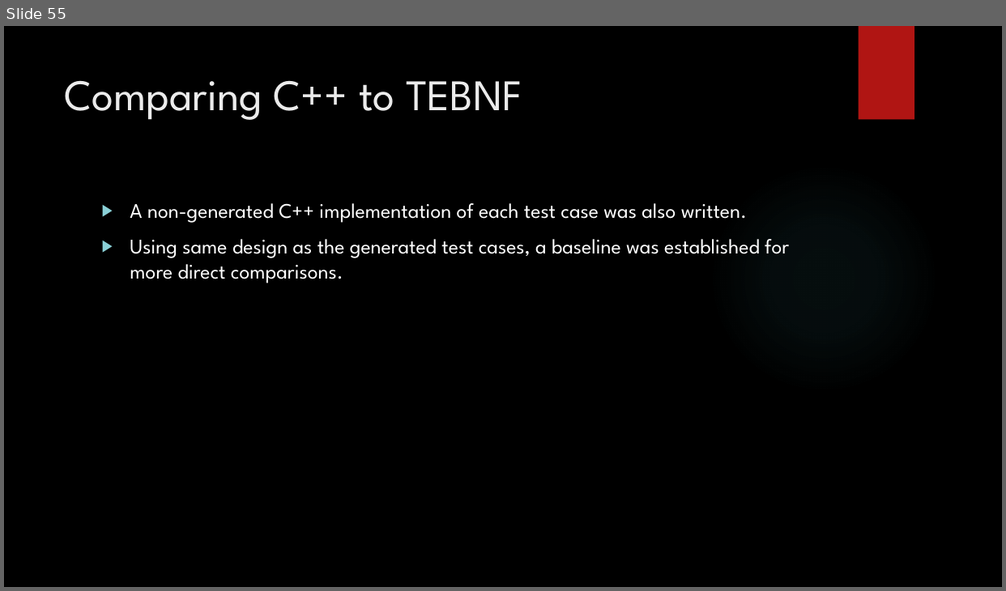
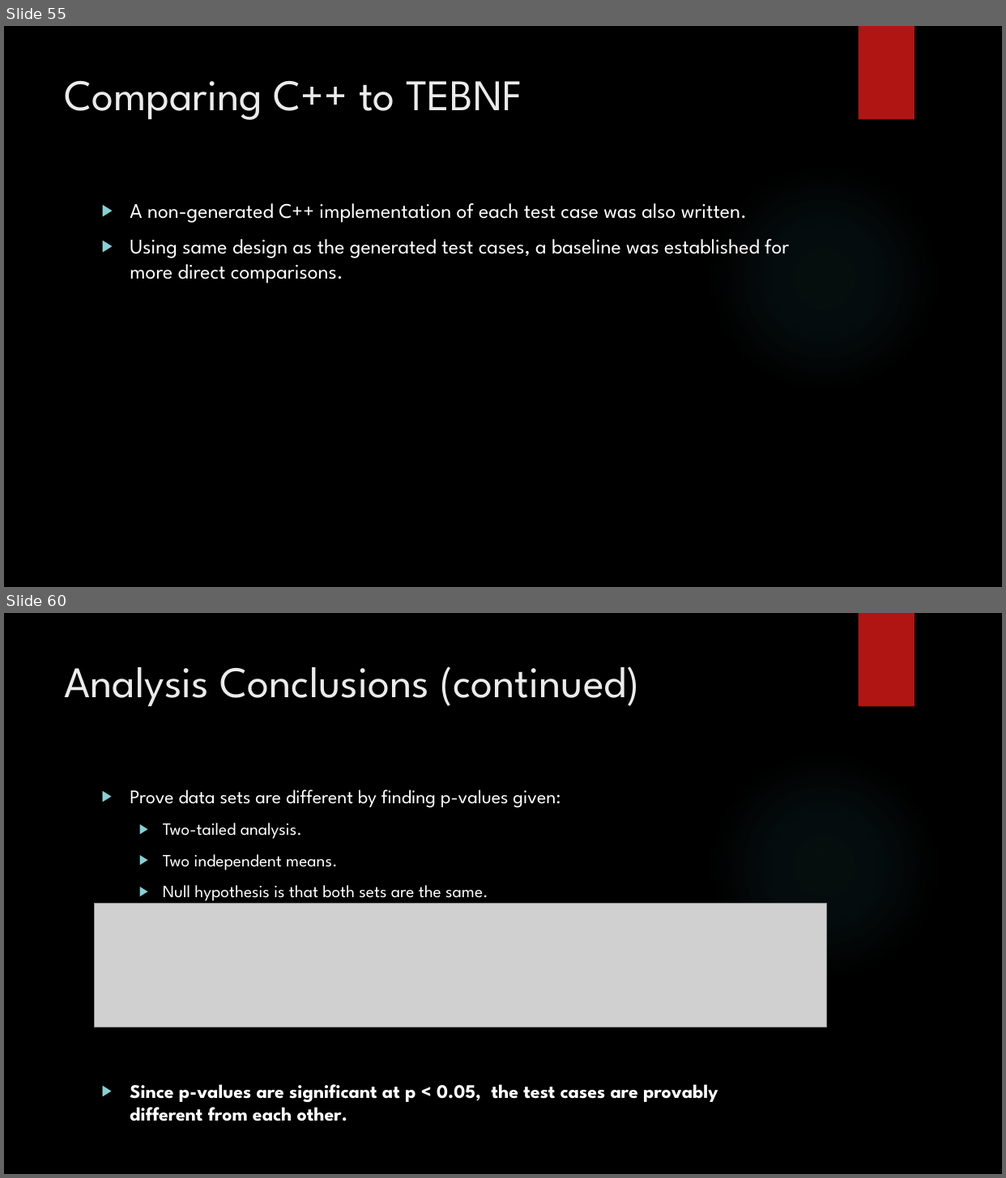
Before and after one commit to JasonGYoung/ProjectReport, a slide deck: DefensePresentation.pptx. Shown one above the other, each under a label of ours: slide 55 before the commit, slides 55 and 60 after it; the slides between them are not shown. The pictures are 1006x591 and 1006x1178 pixels, drawn with LibreOffice and Linux fonts; fonts in the diff are those of the drawing; grey boxes stand for pictures; background and template pictures are left out. Boxes give left, top, right and bottom in pixels: in the first picture for what was removed or moved away, otherwise in the second. Text is boxed around its words. In the diff, an @@ line names an element or a change of style, - is before the commit and + after.

```diff
--- a/DefensePresentation.pptx
+++ b/DefensePresentation.pptx
@@ slide 60 added at (x1=4, y1=613, x2=1002, y2=1174), background picture (left out); not listed: 2 template elements that a slide beside it also shows @@
@@ title added at (x1=65, y1=666, x2=640, y2=707), 42 pt, text #EBEBEB @@
+Analysis Conclusions (continued)
@@ text added at (x1=130, y1=790, x2=718, y2=1103), 18.5 pt, text #FFFFFF @@
+▶ Prove data sets are different by finding p-values given:
+  ▶ Two-tailed analysis.
+  ▶ Two independent means.
+  ▶ Null hypothesis is that both sets are the same.
+▶ Since p-values are significant at p < 0.05, the test cases are provably different from each other.
@@ picture added at (x1=95, y1=904, x2=827, y2=1027) @@
```
Also in this commit, not shown: 3 slides changed, 6 other slides added.
